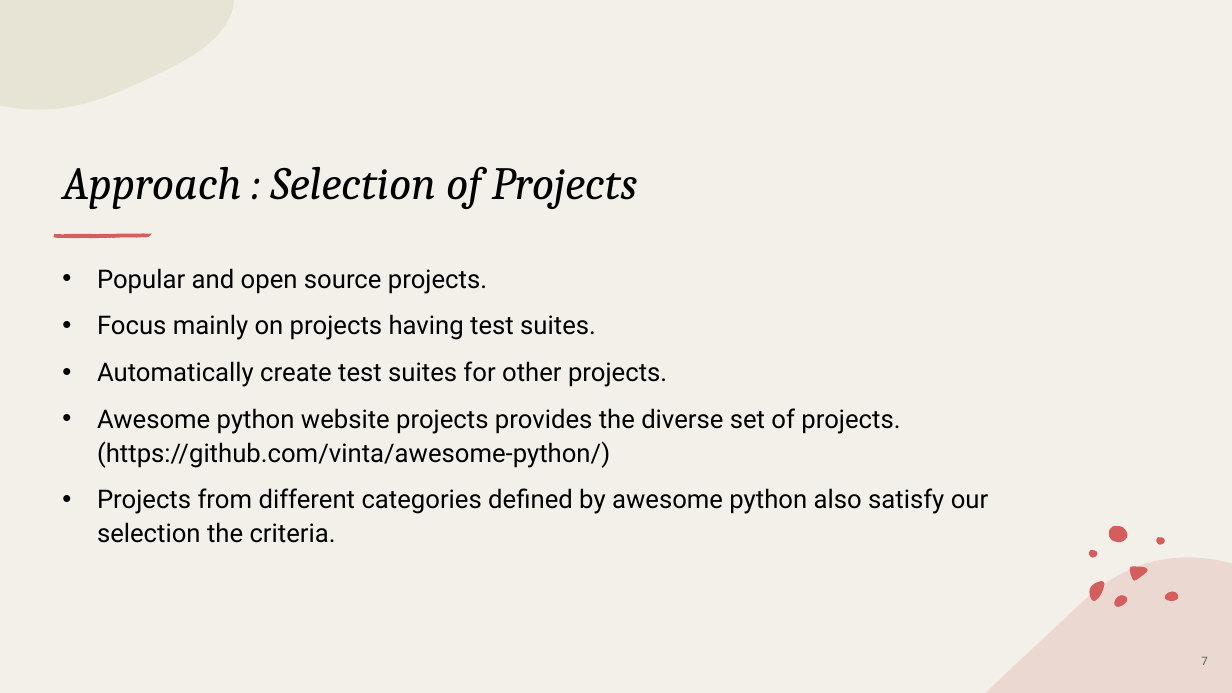
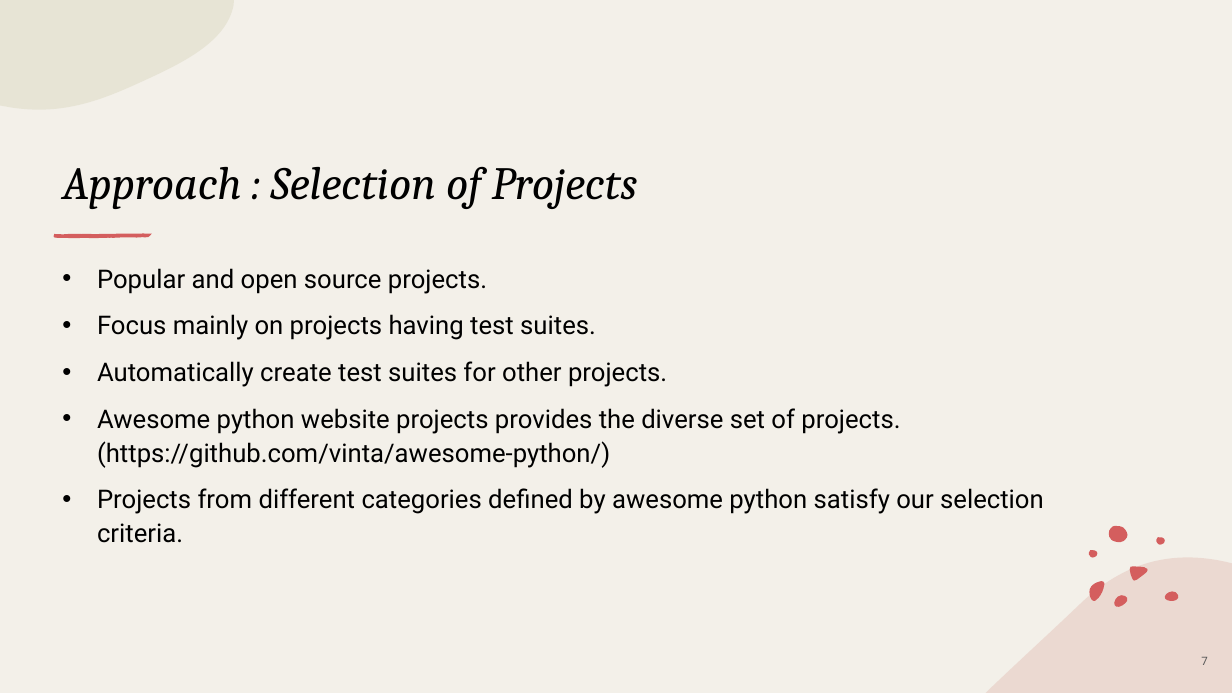
Before and after one commit to piyush-bajaj/DynamicPythonBenchmark, a slide deck: slide 7 of Kick-Off Presentation.pptx. Drawn at 1232x693 pixels with LibreOffice and Linux fonts; fonts in the diff are those of the drawing. Boxes give left, top, right and bottom in pixels: in the first picture for what was removed or moved away, otherwise in the second. Text is boxed around its words. In the diff, an @@ line names an element or a change of style, - is before the commit and + after.

```diff
--- a/Kick-Off Presentation.pptx
+++ b/Kick-Off Presentation.pptx
@@ text at [97,488,1044,543]: text changed @@
-• Projects from different categories defined by awesome python also satisfy our selection the criteria.
+• Projects from different categories defined by awesome python satisfy our selection criteria.
```
Also in this commit, not shown: 3 other slides changed.
